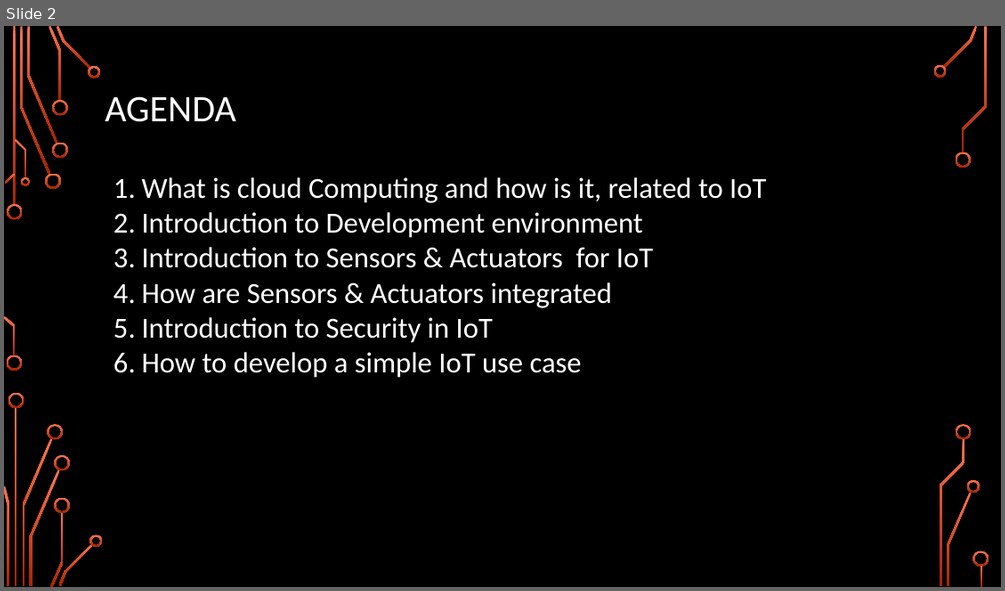
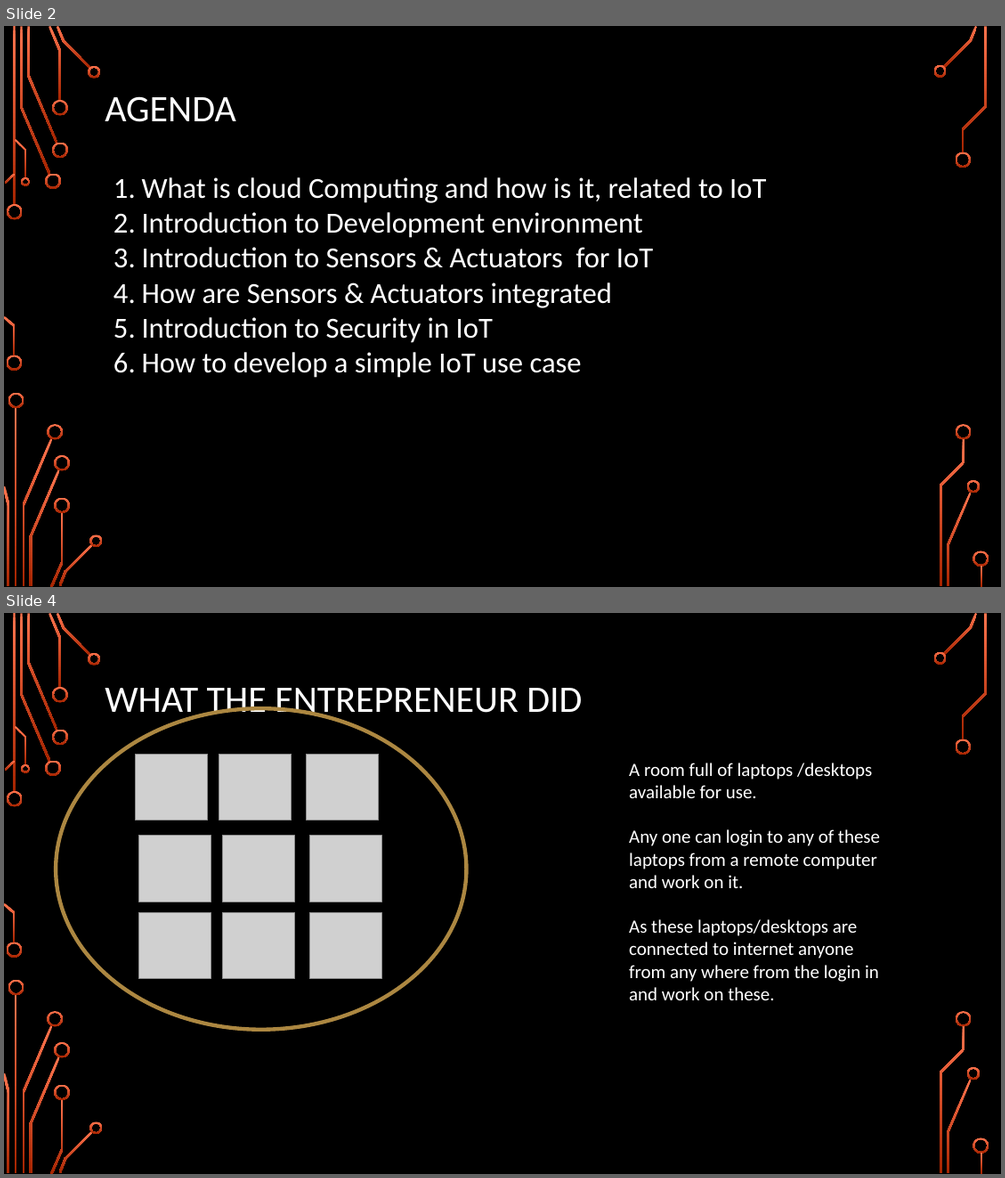
Before and after one commit to girishsukukumar/IoTWorkshop, a slide deck: Module-2.pptx. Shown one above the other, each under a label of ours: slide 2 before the commit, slides 2 and 4 after it; the slides between them are not shown. The pictures are 1005x591 and 1005x1178 pixels, drawn with LibreOffice and Linux fonts; fonts in the diff are those of the drawing; grey boxes stand for pictures; background and template pictures are left out. Boxes give left, top, right and bottom in pixels: in the first picture for what was removed or moved away, otherwise in the second. Text is boxed around its words. In the diff, an @@ line names an element or a change of style, - is before the commit and + after.

```diff
--- a/Module-2.pptx
+++ b/Module-2.pptx
@@ slide 4 added at [4, 613, 1001, 1174], background picture (left out); not listed: 36 template elements that a slide beside it also shows @@
@@ title added at [105, 688, 582, 722], 36 pt, text #FFFFFF @@
+WHAT THE ENTREPRENEUR DID
@@ ellipse added at [56, 709, 466, 1030], outline #AC8741 3.75 pt @@
@@ picture added at [136, 754, 208, 820] @@
@@ picture added at [219, 754, 291, 820] @@
@@ picture added at [306, 754, 378, 820] @@
@@ text added at [629, 763, 880, 1000], 18 pt, text #FFFFFF @@
+A room full of laptops /desktops available for use.
+Any one can login to any of these laptops from a remote computer and work on it.
+As these laptops/desktops are connected to internet anyone from any where from the login in and work on these.
@@ picture added at [138, 835, 210, 901] @@
@@ picture added at [222, 835, 294, 901] @@
@@ picture added at [310, 835, 381, 901] @@
@@ picture added at [138, 912, 210, 979] @@
@@ picture added at [222, 912, 294, 979] @@
@@ picture added at [310, 912, 381, 979] @@
```
Also in this commit, not shown: 3 slides changed, 9 other slides added, 27 slides removed.
